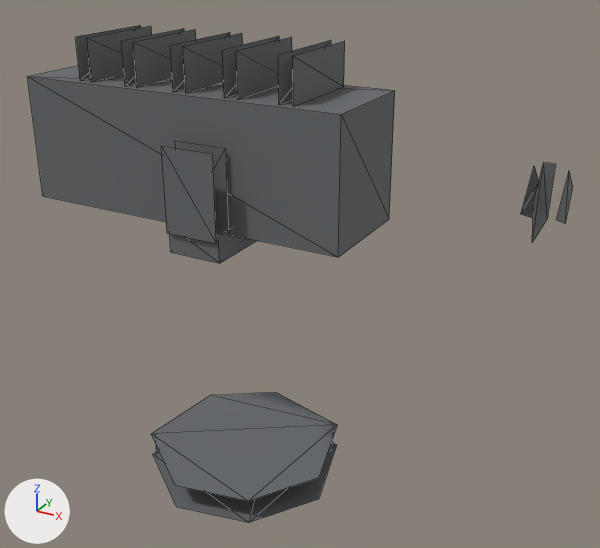
A saved change to the glTF model prototype/assets/models/parts/heavy_laser.glb.
Rendered twice from a 50 mm lens placed at (4.56, -7.9, 4.12), pointed at (0.14, 0.13, 0.1). Arrows for +X, +Y and +Z are at lower left; the lights stay in place. The first picture is the older version. Mesh edges are drawn as thin lines. Where no turn or scale is listed for an object, it has been applied to the vertices. Vertices at exactly the same position are counted once.

Objects in the first picture: 'heavy_laser'.
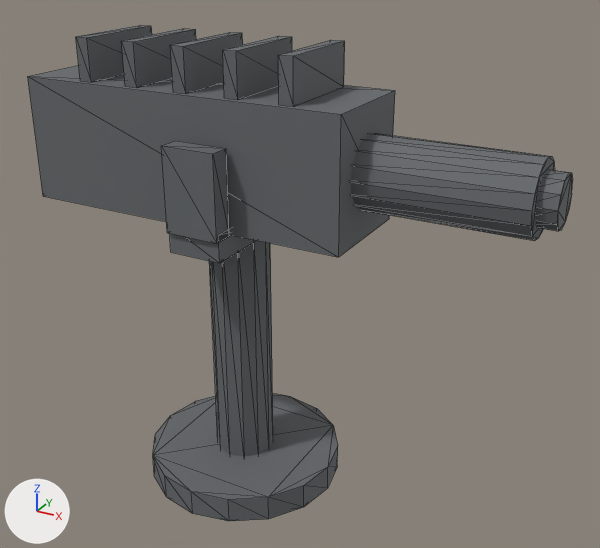
The newer file is also rescaled (x0.12), turned or shifted as a whole; pictures and numbers use the older file's frame.

Edits to the scene script, one JSON object a line:
```json
{"block": "me_cylinder_056", "where": "# used by ob_heavy_laser; location = (0.0, 0.0, 0.0)"}
{"op": "remove", "block": "me_cylinder_056", "code": "me_cylinder_056.from_pydata(...)  # 119 vertices, 79 faces; spans x -3.12..3.12, y -1.25..1.25, z -2.79..2.79"}
{"op": "add", "block": "me_cylinder_056", "code": "me_cylinder_056.from_pydata(...)  # 184 vertices, 316 faces; spans x -3.12..3.12, y -1.25..1.25, z -2.79..2.79"}
{"block": "me_cylinder_056", "change": "me_cylinder_056 part 1: a new loose piece, a 12-sided cylinder along z spanning x -1.0..-0.25, y -0.37..0.38, z -2.54..0.62, in mat_matte_grey_weapon (grey #6f7376)"}
{"block": "me_cylinder_056", "change": "me_cylinder_056 part 2: a new loose piece, a 16-sided cylinder along x spanning x 0.83..2.92, y -0.41..0.42, z 1.12..1.96, in mat_matte_grey_weapon (grey #6f7376)"}
{"block": "me_cylinder_056", "change": "me_cylinder_056 part 3: a new loose piece, a 12-sided cylinder along x spanning x 2.79..3.12, y -0.29..0.29, z 1.25..1.83, in mat_matte_grey_weapon (grey #6f7376)"}
{"block": "me_cylinder_056", "change": "me_cylinder_056 part 4: 6 loose pieces with 27 vertices, spanning x -0.97..3.12, y -0.42..0.44, z -2.54..1.94, are deleted"}
{"block": "me_cylinder_056", "change": "me_cylinder_056 part 5"}
{"block": "me_cylinder_056", "change": "18 vertices are removed from x -1.88..0.62, y -1.25..1.25, z -2.79..-2.46"}
{"block": "me_cylinder_056", "change": "12 faces are deleted"}
{"block": "me_cylinder_056", "change": "15 vertices are added at x -1.88..0.62, y -1.25..1.25, z -2.79"}
{"block": "me_cylinder_056", "change": "15 new vertices lie (0.0, 0.0, 0.33) away from vertices in x -1.88..0.62, y -1.25..1.25, z -2.79"}
{"block": "me_cylinder_056", "change": "60 new faces join them"}
{"block": "me_cylinder_056", "change": "me_cylinder_056 part 6"}
{"block": "me_cylinder_056", "change": "20 vertices are removed from x -2.38..0.46, y 0.58, z 2.29..2.79"}
{"block": "me_cylinder_056", "change": "20 faces are deleted"}
{"block": "me_cylinder_056", "change": "20 new vertices lie (0.0, 1.17, 0.0) away from vertices in x -2.38..0.46, y -0.58, z 2.29..2.79"}
{"block": "me_cylinder_056", "change": "76 new faces join them"}
```

Changed parts and their boxes (x1, y1, x2, y2) in the pictures (600 x 548 px):
```json
{"object": "heavy_laser", "change": "reshaped", "before": [27, 25, 573, 523], "after": [28, 25, 573, 521]}
{"part": 1, "of": "me_cylinder_056", "change": "added", "after": [209, 240, 273, 457]}
{"part": 2, "of": "me_cylinder_056", "change": "added", "after": [351, 133, 555, 241]}
{"part": 3, "of": "me_cylinder_056", "change": "added", "after": [535, 170, 573, 231]}
{"part": 4, "of": "me_cylinder_056", "change": "deleted", "before": [521, 163, 573, 243]}
{"part": 5, "of": "me_cylinder_056", "change": "built on", "before": [151, 392, 337, 523], "after": [153, 394, 338, 521]}
{"part": 6, "of": "me_cylinder_056", "change": "built on", "before": [76, 25, 345, 106], "after": [76, 25, 345, 243]}
```
